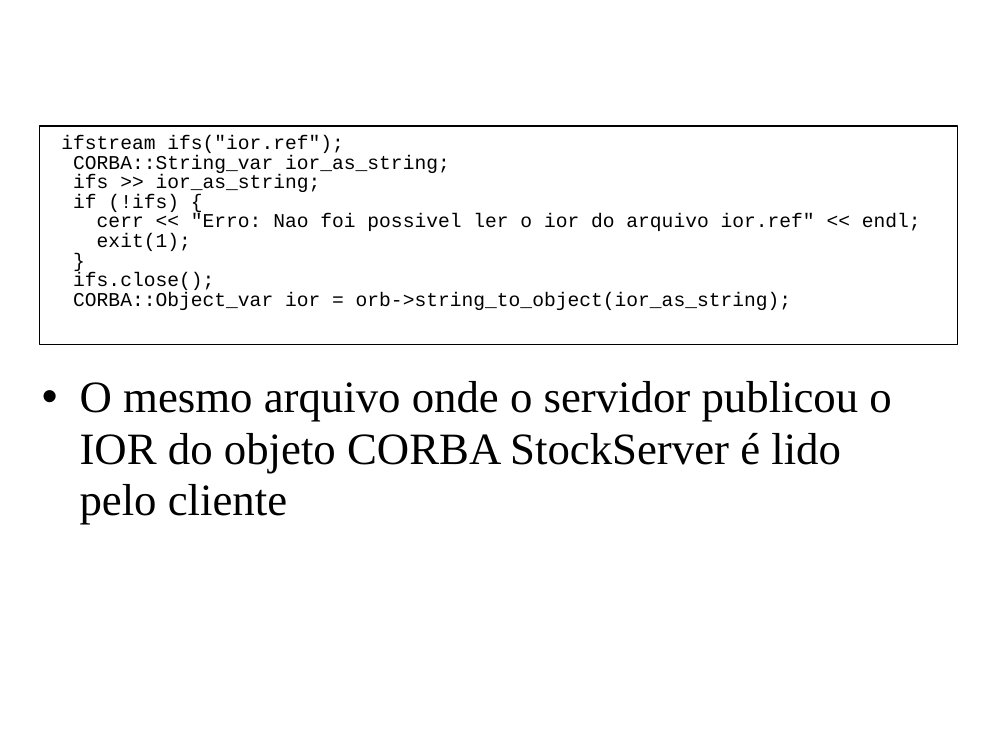
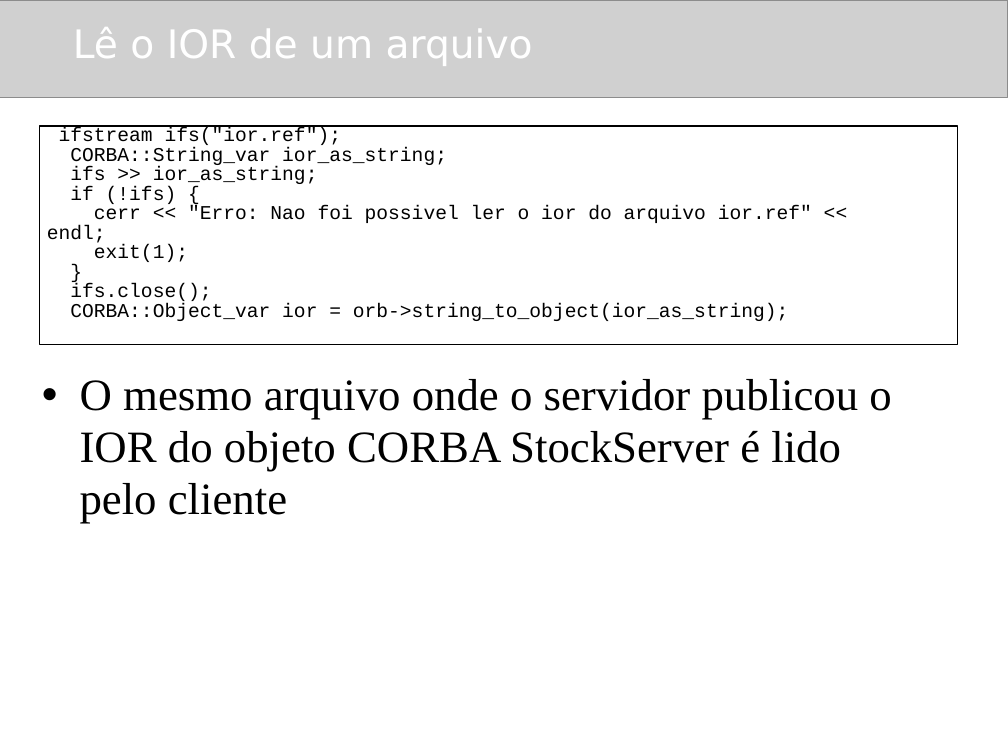
Before and after one commit to amadeubarbosa/openbus-core, a slide deck: slide 58 of docs/cursos/developer/cpp/4.CORBA_CPP.ppt (slide 36 before the commit). Drawn at 1008x756 pixels with LibreOffice and Linux fonts; fonts in the diff are those of the drawing; grey boxes stand for pictures; background and template pictures are left out. Boxes give left, top, right and bottom in pixels: in the first picture for what was removed or moved away, otherwise in the second. Text is boxed around its words. In the diff, an @@ line names an element or a change of style, - is before the commit and + after.

```diff
--- a/docs/cursos/developer/cpp/4.CORBA_CPP.ppt
+++ b/docs/cursos/developer/cpp/4.CORBA_CPP.ppt
@@ picture added at box(0, 0, 1008, 98) @@
@@ title "Lê o IOR de um ..." at box(73, 27, 533, 66): bold off @@
@@ rectangle added at box(39, 126, 958, 345), outline #000000 0.74 pt @@
@@ text "ifstream ifs("ior.ref");": place and size @@
-text "ifstream ifs("ior.ref");" at box(39, 126, 958, 345)
+text "ifstream ifs("ior.ref");" at box(47, 127, 812, 321)
@@ text "ifstream ifs("ior.ref");" at box(47, 127, 812, 321): indent changed; outline #000000 0.74 pt to none @@
```
Also in this commit, not shown: 42 other slides changed, 22 slides added.
